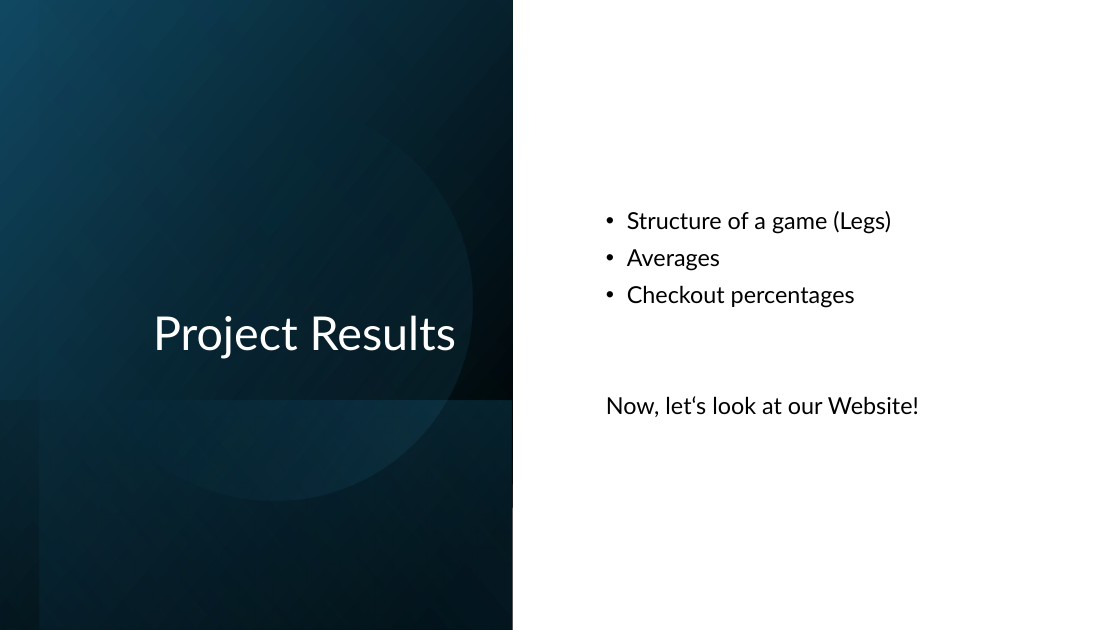
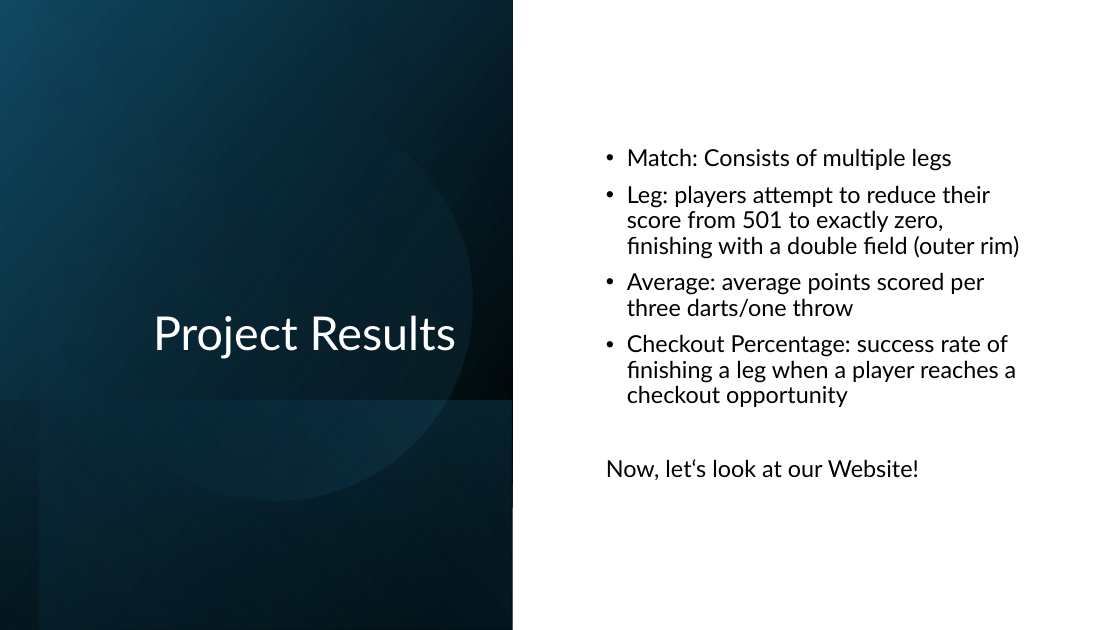
Before and after one commit to EmilieTr/darts_data_science_project, a slide deck: slide 4 of Presentations/DS_Project_Week-4.pptx. Drawn at 1120x630 pixels with LibreOffice and Linux fonts; fonts in the diff are those of the drawing. Boxes give left, top, right and bottom in pixels: in the first picture for what was removed or moved away, otherwise in the second. Text is boxed around its words. In the diff, an @@ line names an element or a change of style, - is before the commit and + after.

Commit message:
finish presentation with explanations

```diff
--- a/Presentations/DS_Project_Week-4.pptx
+++ b/Presentations/DS_Project_Week-4.pptx
@@ text at (x1=627, y1=148, x2=1019, y2=407): text changed @@
-• Structure of a game (Legs)
-• Averages
-• Checkout percentages
+• Match: Consists of multiple legs
+• Leg: players attempt to reduce their score from 501 to exactly zero, finishing with a double field (outer rim)
+• Average: average points scored per three darts/one throw
+• Checkout Percentage: success rate of finishing a leg when a player reaches a checkout opportunity
```
Also in this commit, not shown: 1 other file.
